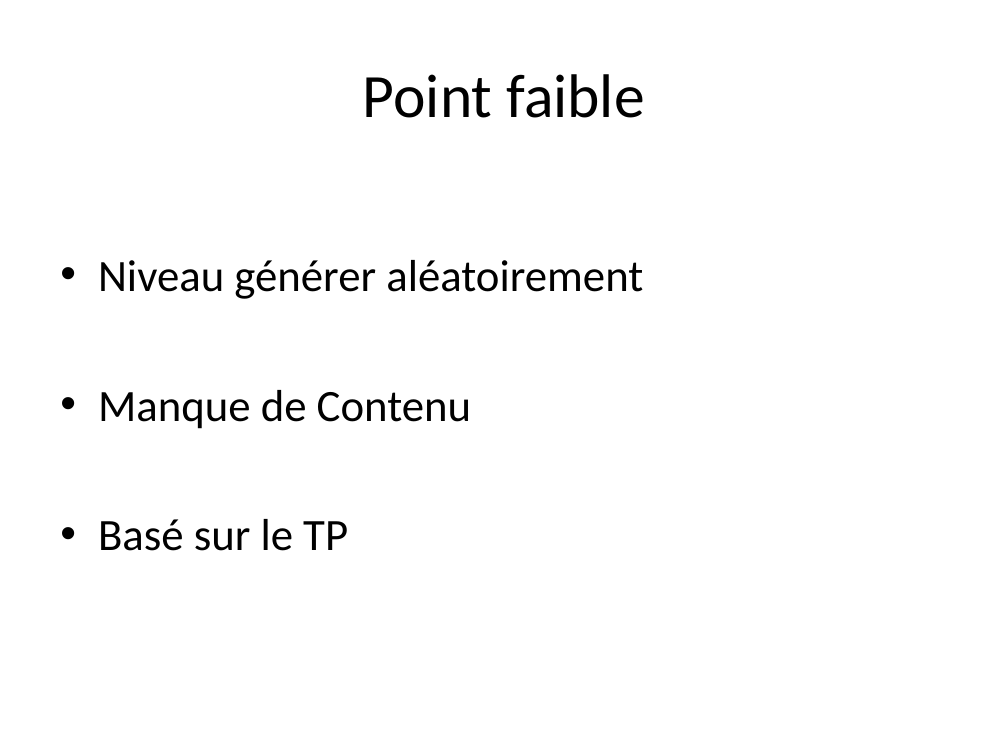
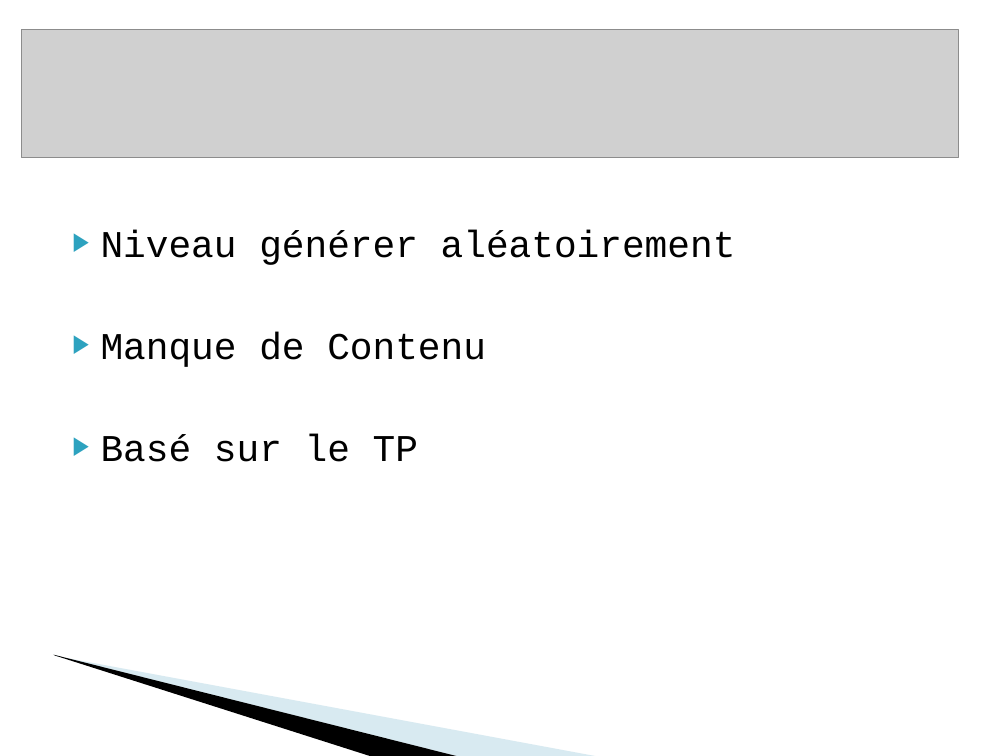
Before and after one commit to Imp95/JavaScriptGame, a slide deck: slide 5 of Présentation Jeu Javascript.ppt. Drawn at 1008x756 pixels with LibreOffice and Linux fonts; fonts in the diff are those of the drawing; grey boxes stand for pictures; background and template pictures are left out. Boxes give left, top, right and bottom in pixels: in the first picture for what was removed or moved away, otherwise in the second. Text is boxed around its words. In the diff, an @@ line names an element or a change of style, - is before the commit and + after.

```diff
--- a/Présentation Jeu Javascript.ppt
+++ b/Présentation Jeu Javascript.ppt
@@ picture added at bbox=[21, 29, 958, 157] @@
@@ title removed at bbox=[363, 74, 644, 118] @@
-Point faible
@@ text "Niveau générer aléatoirement": place and size @@
-text "Niveau générer aléatoirement" at bbox=[98, 260, 643, 551]
+text "Niveau générer aléatoirement" at bbox=[101, 230, 736, 462]
@@ text "Niveau générer aléatoirement" at bbox=[101, 230, 736, 462]: size 32 to 27 pt, font Calibri to Courier New; bullet • to ▶; less space between paragraphs; bullet colour #000000 to #2DA2BF @@
@@ freeform shape added at bbox=[53, 654, 461, 756], fill #000000 @@
@@ freeform shape added at bbox=[55, 655, 600, 756], fill #9FCBDC at 40% opacity @@
```
Also in this commit, not shown: 4 other slides changed, 1 slide added, 1 slide removed.
